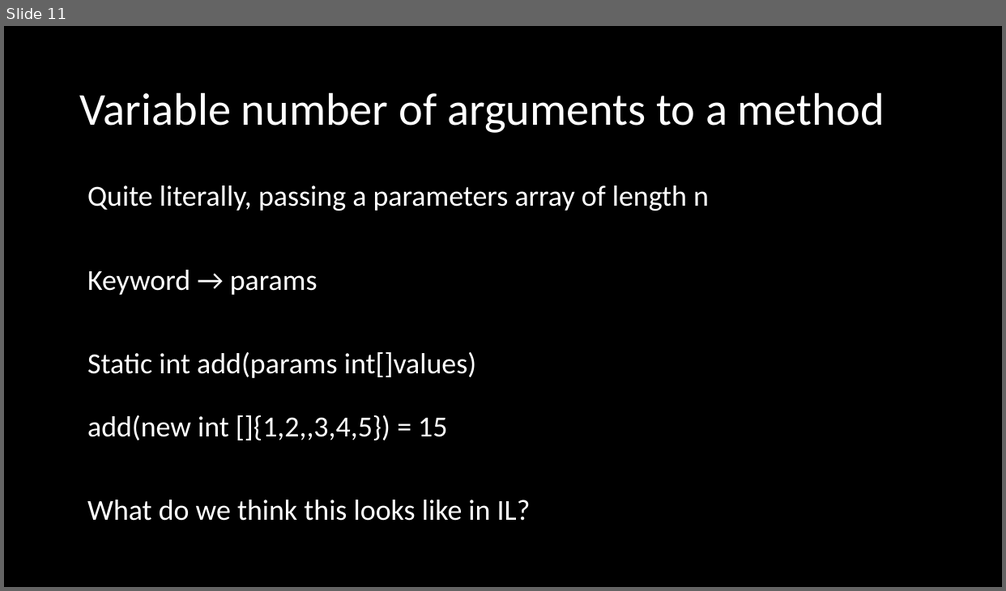
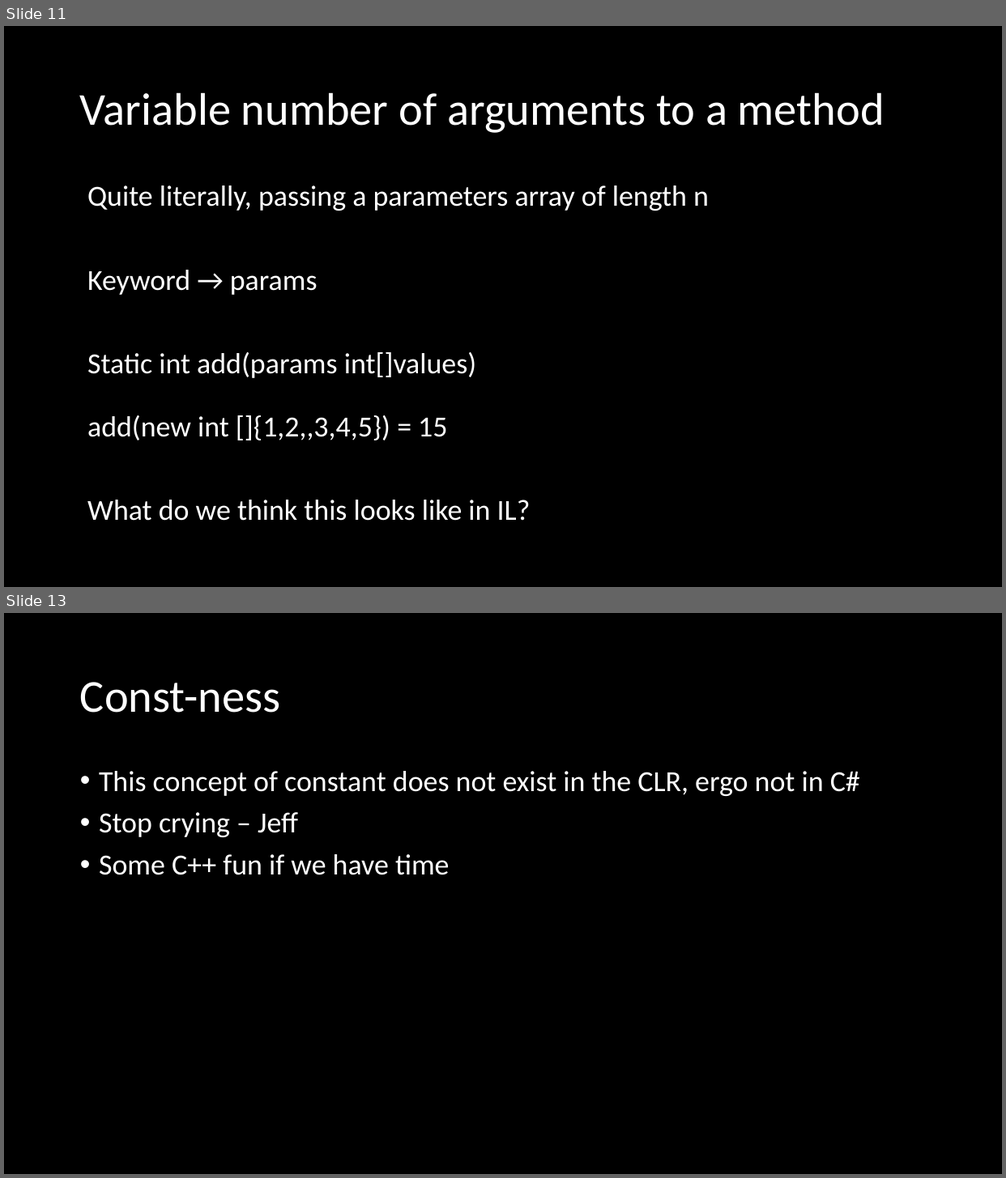
Before and after one commit to microsoft/Flash_University, a slide deck: CLR_via_CSharp/Chapter 9 - Paramters/Parameters.pptx. Shown one above the other, each under a label of ours: slide 11 before the commit, slides 11 and 13 after it; the slides between them are not shown. The pictures are 1006x591 and 1006x1178 pixels, drawn with LibreOffice and Linux fonts; fonts in the diff are those of the drawing. Boxes give left, top, right and bottom in pixels: in the first picture for what was removed or moved away, otherwise in the second. Text is boxed around its words. In the diff, an @@ line names an element or a change of style, - is before the commit and + after.

```diff
--- a/CLR_via_CSharp/Chapter 9 - Paramters/Parameters.pptx
+++ b/CLR_via_CSharp/Chapter 9 - Paramters/Parameters.pptx
@@ slide 13 added at box(4, 613, 1002, 1174), background #000000 @@
@@ title added at box(80, 682, 280, 713), 44 pt, text #FFFFFF @@
+Const-ness
@@ text added at box(99, 771, 860, 875), 28 pt, text #FFFFFF @@
+• This concept of constant does not exist in the CLR, ergo not in C#
+• Stop crying – Jeff
+• Some C++ fun if we have time
```
Also in this commit, not shown: 1 other slide added, 5 other files.
